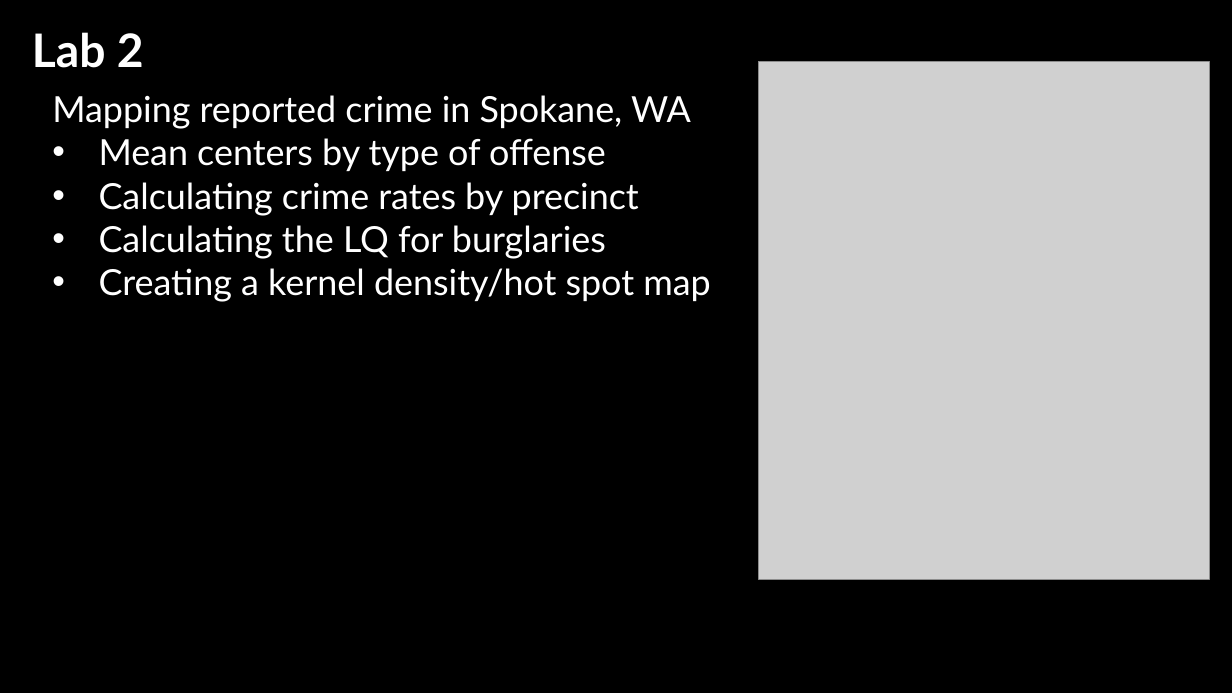
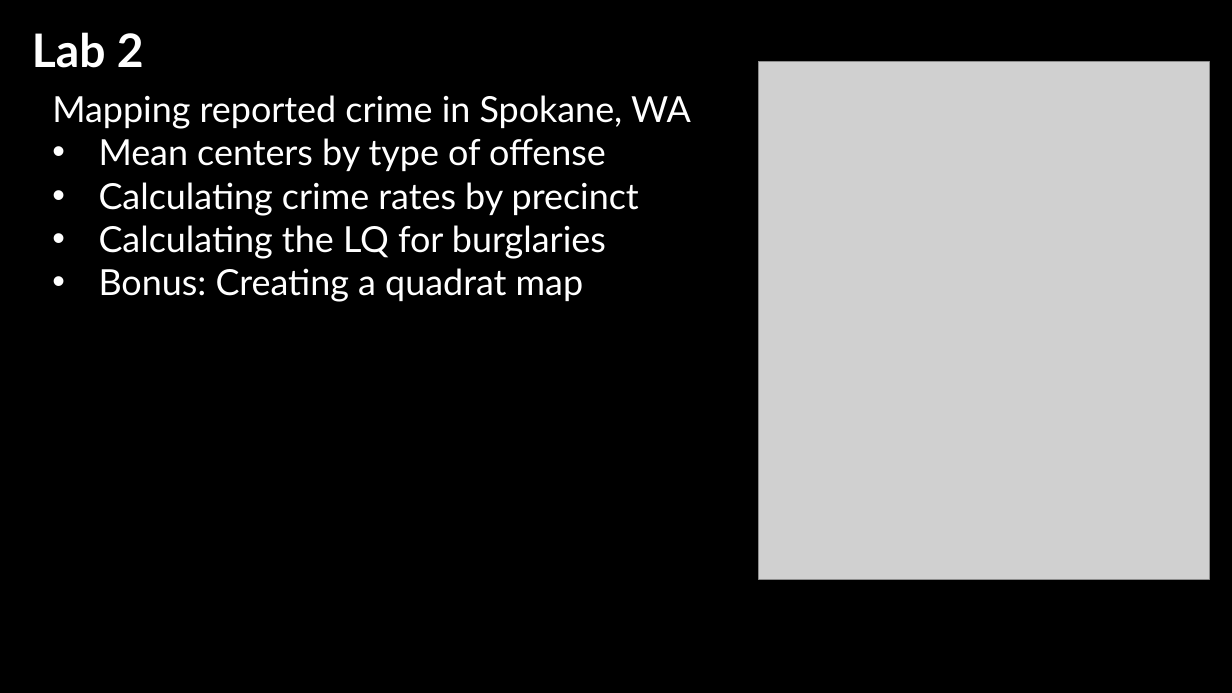
Before and after one commit to jshannon75/geog4300, a slide deck: slide 9 of in_class_slides/geog4300_W04-1 Point pattern analysis and MAUP.pptx. Drawn at 1232x693 pixels with LibreOffice and Linux fonts; fonts in the diff are those of the drawing; grey boxes stand for pictures; background and template pictures are left out. Boxes give left, top, right and bottom in pixels: in the first picture for what was removed or moved away, otherwise in the second. Text is boxed around its words. In the diff, an @@ line names an element or a change of style, - is before the commit and + after.

```diff
--- a/in_class_slides/geog4300_W04-1 Point pattern analysis and MAUP.pptx
+++ b/in_class_slides/geog4300_W04-1 Point pattern analysis and MAUP.pptx
@@ text at (99, 268, 583, 302): text changed @@
-• Creating a kernel density/hot spot map
+• Bonus: Creating a quadrat map
```
Also in this commit, not shown: 2 other slides changed, 10 other files.
